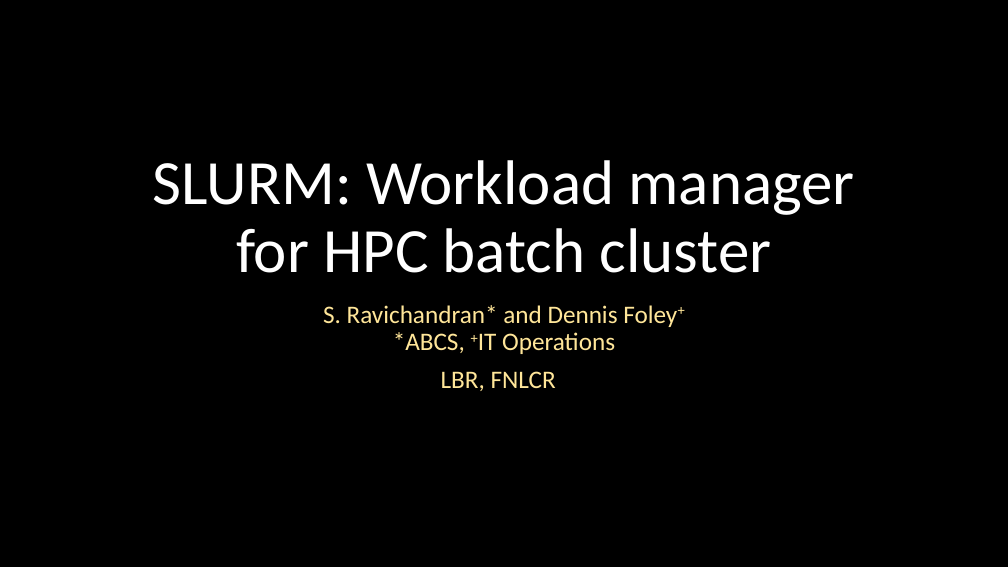
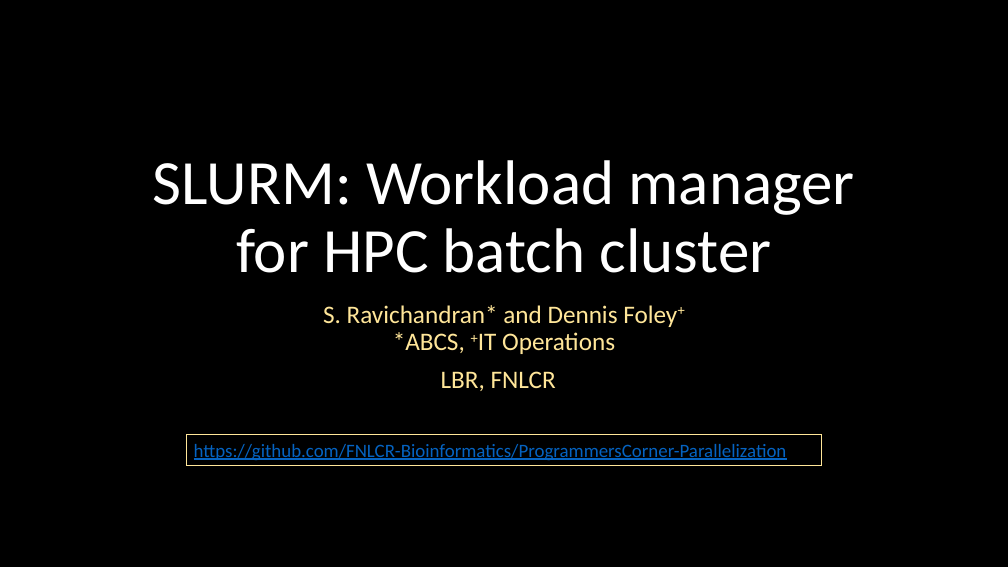
Before and after one commit to Bioinformatics-User-Forum/ProgrammersCorner-Parallelization, a slide deck: slide 2 of SLURM_08012018.pptx. Drawn at 1008x567 pixels with LibreOffice and Linux fonts; fonts in the diff are those of the drawing. Boxes give left, top, right and bottom in pixels: in the first picture for what was removed or moved away, otherwise in the second. Text is boxed around its words. In the diff, an @@ line names an element or a change of style, - is before the commit and + after.

Commit message:
link for GitHub repo added-Ravi

```diff
--- a/SLURM_08012018.pptx
+++ b/SLURM_08012018.pptx
@@ rectangle added at <box>186,435,822,465</box>, outline #FFE699 0.75 pt, 18 pt, text #0563C1, underline @@
+https://github.com/FNLCR-Bioinformatics/ProgrammersCorner-Parallelization
```
